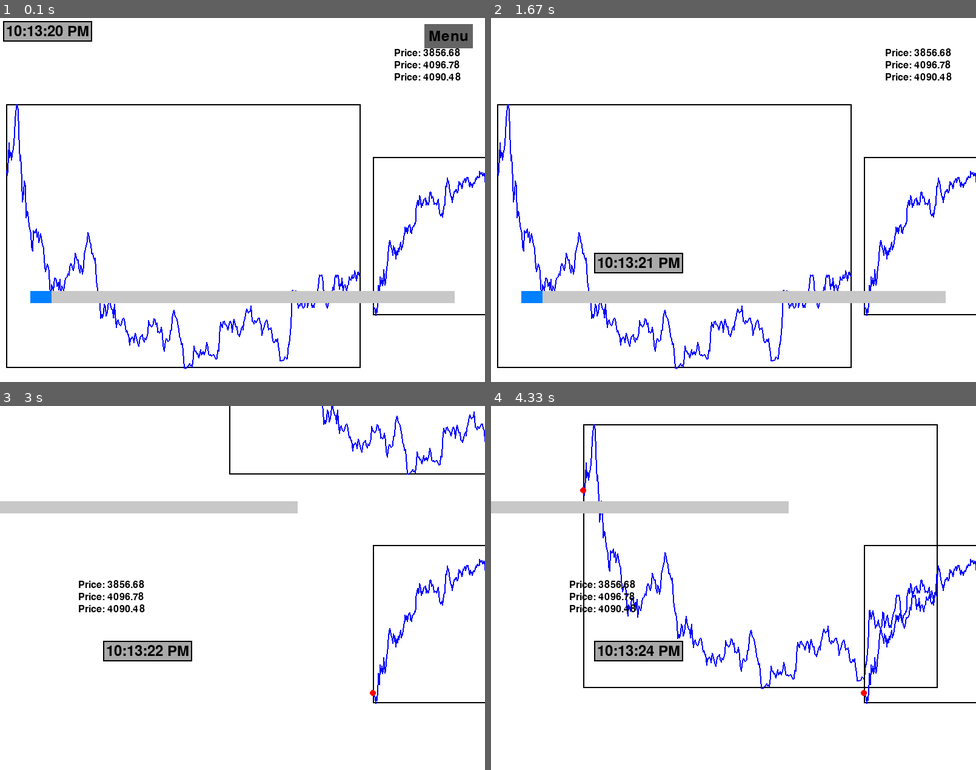
Above: before the commit, frames 1-4 (two rows, left to right).
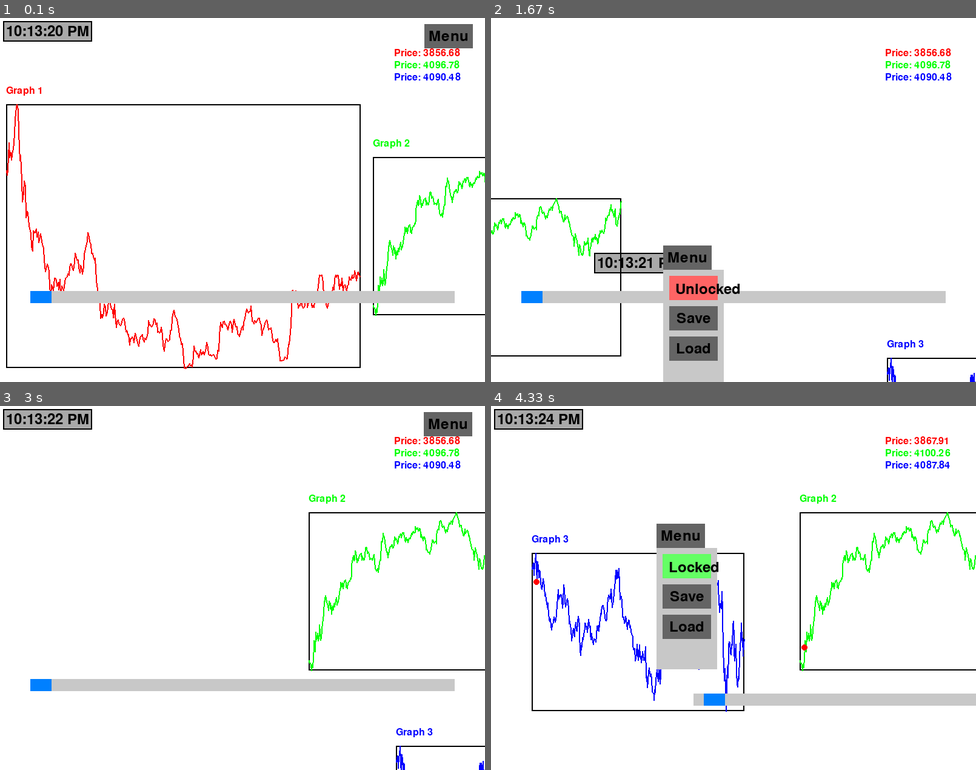
Above: after the commit, the same moments.

Repository: lordyabu/stockgame
Game: pygame game, started from main.py
Same seed, same stepped clock (60 frames per second), same inputs: the game is played once before the commit and once after it.
Inputs (mouse positions are in pixels of both pictures, inside the frame that each line leads up to):
- Up to frame 1 (0.1 s): no input
- Up to frame 2 (1.67 s): press the mouse at (946, 134) at 0.37 s; move the mouse to (801, 109) at 0.47 s; release the mouse at (660, 87) at 0.6 s; press the mouse at (946, 134) at 0.7 s; move the mouse to (748, 170) at 0.8 s; release the mouse at (554, 207) at 0.93 s; press the mouse at (544, 39) at 1.03 s; move the mouse to (592, 156) at 1.13 s; release the mouse at (641, 272) at 1.27 s; press the mouse at (937, 36) at 1.37 s; move the mouse to (811, 145) at 1.47 s; release the mouse at (685, 258) at 1.6 s
- Up to frame 3 (3 s): press the mouse at (441, 460) at 1.7 s; move the mouse to (281, 533) at 1.8 s; release the mouse at (126, 602) at 1.93 s; press the mouse at (203, 737) at 2.03 s; move the mouse to (315, 595) at 2.13 s; release the mouse at (426, 453) at 2.27 s; press the mouse at (242, 686) at 2.37 s; move the mouse to (164, 595) at 2.47 s; release the mouse at (87, 507) at 2.6 s; press the mouse at (455, 515) at 2.7 s; move the mouse to (388, 504) at 2.8 s; release the mouse at (324, 493) at 2.93 s
- Up to frame 4 (4.33 s): press the mouse at (529, 686) at 3.03 s; move the mouse to (617, 693) at 3.13 s; release the mouse at (704, 700) at 3.27 s; press the mouse at (927, 755) at 3.37 s; move the mouse to (752, 660) at 3.47 s; release the mouse at (573, 562) at 3.6 s; press the mouse at (937, 424) at 3.7 s; move the mouse to (811, 478) at 3.8 s; release the mouse at (680, 537) at 3.93 s; press the mouse at (685, 566) at 4.03 s; move the mouse to (748, 617) at 4.13 s; release the mouse at (806, 668) at 4.27 s

The runs differ from the first frame. In frame 1, 2.1% of the frame differs, in the area x 1-100%, y 8-97%; in frame 2, 8.1%; in frame 3, 11%; in frame 4, 16%, in the area x 0-100%, y 0-84%.

Commit message:
Graphs still in progress. Gonna add button to switch day

Diff:
--- a/analysis/table.py
+++ b/analysis/table.py
@@ -2,14 +2,14 @@
 from utils.observer_pattern import Observable, Observer
 # from core.graph import Graph
 # from analysis.slider import Slider
-
+from utils.uiux import UIElement
 # Colors
 WHITE = (255, 255, 255)
 
 # Screen dimensions
 WIDTH, HEIGHT = 800, 600
 
-class DataTable(Observer):
+class DataTable(UIElement, Observer):
     def __init__(self, x, y, graphs, font, initial_index=0):
         self.x = x
         self.y = y
@@ -29,13 +29,15 @@
         for graph in self.graphs:
             if graph.df is not None and 0 <= index < len(graph.df):
                 unique_key = f"{graph.df_path}_{graph.column}"  # Create a unique key combining both file name and column name
-                self.current_values[unique_key] = graph.df[graph.column].iloc[index]
+                value = graph.df[graph.column].iloc[index]
+                # Also store the graph's color with the value
+                self.current_values[unique_key] = (value, graph.color)
 
     def display(self, screen):
         if self.current_values:
-            for i, (key, value) in enumerate(self.current_values.items()):
+            for i, (key, (value, color)) in enumerate(self.current_values.items()):
                 column_name = key.split('_')[-1]  # Extract the column name from the unique key
-                text = self.font.render(f"{column_name}: {value}", True, (0, 0, 0))
+                text = self.font.render(f"{column_name}: {value}", True, color)
                 screen.blit(text, (self.x, self.y + i * 20))
 
     def handle_events(self, event):
@@ -72,8 +74,8 @@
     pygame.display.set_caption('Interactive Data Visualization')
 
     # Graph instances
-    test_graph1 = Graph(data_file='./data/PriceDay1.csv')
-    test_graph2 = Graph(data_file='./data/PriceDay2.csv')
+    test_graph1 = Graph(data_file='./data/PriceDay1.csv', color=(255, 0, 0), title="Graph 1")
+    test_graph2 = Graph(data_file='./data/PriceDay2.csv', color=(0, 255, 0), title="Graph 2")
 
     # Slider instance
     test_slider = Slider(x=50, y=500, width=700, min_value=0, max_value=max(len(test_graph1.df), len(test_graph2.df)) - 1)
--- a/core/graph.py
+++ b/core/graph.py
@@ -3,8 +3,8 @@
 from core.clock import Clock
 from utils.observer_pattern import Observer
 from utils.uiux import UIElement
-from analysis.slider import Slider
-from analysis.table import DataTable
+# from analysis.slider import Slider
+# from analysis.table import DataTable
 # Colors
 WHITE = (255, 255, 255)
 
@@ -42,7 +42,7 @@
 
     def __init__(self, is_live=False, data_file=None, column='Price',
                  size_multiplier=1.0, y_offset_percentage=0.6,
-                 x=None, y=None, width=None, height=None, color=(0, 0, 255), title=''):
+                 x=None, y=None, width=None, height=None, color=(0, 0, 255), title='', original_title=''):
         """
         Initialize a Graph instance.
 
@@ -97,9 +97,9 @@
 
         self.color = color
         self.title_color = darken_color(color)
-        self.title = [(title, self.title_color)]
-
-        self.original_title = title
+        self.title = [title, self.title_color]
+
+        self.original_title = original_title
 
     def set_highlight_index(self, index):
         """
@@ -115,13 +115,10 @@
         overlapping_graphs = [graph for graph in other_graphs if self.rect.colliderect(graph.rect)]
         return overlapping_graphs
 
-
     def display(self, screen, all_graphs=[]):
         # Draw the rectangle boundary of the graph
         pygame.draw.rect(screen, (0, 0, 0), (self.x, self.y, self.width, self.height), 2)
         font = pygame.font.SysFont(None, 24)
-        total_width = sum(font.size(t[0])[0] for t in self.title)
-        current_x = self.x + (self.width - total_width) // 2
 
         # Plot data if df exists
         if self.df is not None:
@@ -139,7 +136,7 @@
                 prev_x_pos = x_pos
                 prev_y_pos = y_pos
 
-            # Add the code to display a point for the highlighted index
+            # Display a point for the highlighted index
             if self.highlight_index is not None and 0 <= self.highlight_index < len(self.df):
                 x_pos = self.x + (self.width / len(self.df) * self.highlight_index)
                 value = self.df[self.column].iloc[self.highlight_index]
@@ -150,28 +147,9 @@
 
         self.rect = pygame.Rect(self.x - 5, self.y - 5, self.width + 10, self.height + 10)
 
-        overlapping_graphs = self.get_overlapping_graphs(all_graphs)
-
-        # Check if the current graph is the last graph in the draw order among overlapping graphs.
-        topmost_graph = None
-        for graph in overlapping_graphs:
-            if not topmost_graph or all_graphs.index(graph) > all_graphs.index(topmost_graph):
-                topmost_graph = graph
-
-        title_display = []
-        if self == topmost_graph:
-            title_display.append((self.original_title, self.color))
-            for graph in overlapping_graphs:
-                if graph != self:
-                    title_display.append((graph.original_title, graph.color))
-        elif not overlapping_graphs:  # if there are no overlaps
-            title_display = [(self.original_title, self.color)]
-
-        current_x = self.x
-        for text, color in title_display:
-            text_surf = font.render(text, True, color)
-            screen.blit(text_surf, (current_x, self.y - 30))
-            current_x += font.size(text)[0] + 10
+        # Display the original title for the graph
+        title_surf = font.render(self.original_title, True, self.color)
+        screen.blit(title_surf, (self.x, self.y - 30))
 
     def update_position(self, dx, dy, other_graphs=[]):
         """
@@ -184,19 +162,6 @@
         self.x += dx
         self.y += dy
         self.rect = pygame.Rect(self.x - 5, self.y - 5, self.width + 10, self.height + 10)
-
-        overlapping = False
-        for graph in other_graphs:
-            if self.rect.colliderect(graph.rect):
-                overlapping = True
-
-        # Reset titles if not overlapping with any graph
-        if not overlapping:
-            self.title = [(self.original_title, self.title_color)]
-            for graph in other_graphs:
-                graph.title = [(graph.original_title, graph.title_color)]
-
-        return overlapping
 
     def update(self, value):
         """Called when the slider's value changes."""
@@ -209,17 +174,19 @@
     def serialize(self):
         """
         Convert the graph object into a serializable dictionary.
-
         Returns:
             dict: The dictionary representation of the graph.
         """
         data = super().serialize()
+
         data.update({
             'data_file': self.df_path,
             'size_multiplier': self.size_multiplier,
             'column': self.column,
             'width': self.width,
-            'height': self.height
+            'height': self.height,
+            'color': self.color,
+            'original_title': self.original_title
         })
         return data
 
@@ -227,13 +194,12 @@
     def deserialize(data):
         """
         Create a Graph instance from serialized data.
-
         Args:
             data (dict): The dictionary representation of the graph.
-
         Returns:
             Graph: An instance of the Graph class.
         """
+
         return Graph(
             x=data['x'],
             y=data['y'],
@@ -241,8 +207,11 @@
             height=data.get('height', None),
             data_file=data['data_file'],
             column=data.get('column', 'Price'),
-            size_multiplier=data['size_multiplier']
+            size_multiplier=data['size_multiplier'],
+            color=data['color'],
+            original_title=data['original_title']
         )
+
 
 
 # Colors
--- a/core/presets.py
+++ b/core/presets.py
@@ -7,6 +7,7 @@
 from menu.menu_button import MenuButton
 from analysis.slider import Slider
 from analysis.table import DataTable
+import os
 def save_preset(projections, filename='presets/preset.json'):
     with open(filename, 'w') as f:
         json.dump([proj.serialize() for proj in projections], f)
@@ -23,15 +24,11 @@
 
     for proj_data in data:
         if proj_data['type'] == 'Graph':
-            graph = Graph(
-                x=proj_data['x'],
-                y=proj_data['y'],
-                width=proj_data['width'],
-                height=proj_data['height'],
-                data_file=proj_data['data_file'],
-                size_multiplier=proj_data.get('size_multiplier', 1.0),
-                column=proj_data['column']
-            )
+            if not os.path.exists(proj_data['data_file']):
+                print(f"Error: Data file {proj_data['data_file']} not found. Skipping this graph.")
+                continue
+
+            graph = Graph.deserialize(proj_data)
             projections.append(graph)
             loaded_graphs.append(graph)
 
--- a/main.py
+++ b/main.py
@@ -22,14 +22,25 @@
     object_configs = [
         {"class": Clock, "args": (10, 10, 100, 50), "kwargs": {"text_color": "black", "border_color": "black", "bg_color": "darkGray"}},
         {"class": Graph,
-         "kwargs": {"is_live": False, "data_file": './data/PriceDay1.csv', "column": 'Price', "size_multiplier": 1.5}},
+         "kwargs": {"is_live": False, "data_file": './data/PriceDay1.csv', "column": 'Price', "size_multiplier": 1.5, "color": (255, 0, 0), "title": "Graph 1", "original_title": "Graph 1"}},
         {"class": Graph,
-         "kwargs": {"is_live": False, "data_file": './data/PriceDay2.csv', "column": 'Price', "size_multiplier": .9}},
+         "kwargs": {"is_live": False, "data_file": './data/PriceDay2.csv', "column": 'Price', "size_multiplier": .9, "color": (0, 255, 0), "title": "Graph 2", "original_title": "Graph 2"}},
         {"class": Graph,
-         "kwargs": {"is_live": False, "data_file": './data/PriceDay3.csv', "column": 'Price', "size_multiplier": .9}}
+         "kwargs": {"is_live": False, "data_file": './data/PriceDay3.csv', "column": 'Price', "size_multiplier": .9, "color": (0, 0, 255), "title": "Graph 3", "original_title": "Graph 3"}}
     ]
 
     return [config["class"](*config.get("args", ()), **config["kwargs"]) for config in object_configs]
+
+
+def check_and_adjust_overlap(dragged_graph, other_graphs):
+    for graph in other_graphs:
+        if graph != dragged_graph and dragged_graph.rect.colliderect(graph.rect):
+            overlap_area = dragged_graph.rect.clip(graph.rect).width * dragged_graph.rect.clip(graph.rect).height
+            if overlap_area > 0.5 * (graph.rect.width * graph.rect.height):
+                # Adjust dragged_graph's position to perfectly overlap with the graph
+                dragged_graph.x = graph.x
+                dragged_graph.y = graph.y
+                dragged_graph.rect.topleft = (graph.x, graph.y)
 
 
 projections = initialize_projections()
@@ -41,6 +52,7 @@
 
 font = pygame.font.SysFont(None, 24)
 data_table = DataTable(650, 50, graphs, font)
+
 projections.append(data_table)  # Add data table to projections
 
 for graph in graphs:
@@ -132,12 +144,28 @@
 
         elif event.type == pygame.MOUSEBUTTONUP:
             dragging = False
+            if dragged_object and isinstance(dragged_object, Graph):
+                is_overlapping = dragged_object.update_position(0, 0, graphs)
+                if is_overlapping:
+                    for graph in graphs:
+                        if graph != dragged_object and dragged_object.rect.colliderect(graph.rect):
+                            overlap_area = dragged_object.rect.clip(graph.rect).width * dragged_object.rect.clip(
+                                graph.rect).height
+                            if overlap_area > 0.5 * (graph.rect.width * graph.rect.height):
+                                # Adjust dragged_graph's position to perfectly overlap with the graph
+                                dragged_object.x = graph.x
+                                dragged_object.y = graph.y
+                                dragged_object.rect.topleft = (graph.x, graph.y)
             dragged_object = None  # Clear the dragged object
+
 
         elif event.type == pygame.MOUSEMOTION and dragging:
             if isinstance(dragged_object, MenuButton):
                 dragged_object.update_position(*event.rel)
                 menu.update_position(dragged_object.x, dragged_object.y + dragged_object.height)
+            elif isinstance(dragged_object, Graph):
+                other_graphs = [graph for graph in graphs if graph != dragged_object]
+                dragged_object.update_position(event.rel[0], event.rel[1], other_graphs)
             else:
                 dragged_object.update_position(*event.rel)
 
@@ -152,9 +180,12 @@
                 proj.handle_events(event)
 
         slider.handle_events(event)
+
     screen.fill(WHITE)
     for proj in projections:
-        if not isinstance(proj, (Menu, MenuButton)):
+        if isinstance(proj, Graph):
+            proj.display(screen, graphs)
+        elif not isinstance(proj, (Menu, MenuButton)):
             proj.display(screen)
     menu_button.display(screen)
     menu.display(screen)
--- a/presets/preset.json
+++ b/presets/preset.json
@@ -1 +1 @@
-[{"type": "Clock", "x": 10, "y": 10, "text_color": "black", "border_color": "black", "bg_color": "darkGray"}, {"type": "Graph", "x": 10, "y": 142.5, "data_file": "./data/PriceDay1.csv", "size_multiplier": 1.5, "column": "Price", "width": 585.0, "height": 435.0}, {"type": "Graph", "x": 615.0, "y": 229.5, "data_file": "./data/PriceDay2.csv", "size_multiplier": 0.9, "column": "Price", "width": 351.0, "height": 261.0}, {"type": "Graph", "x": 986.0, "y": 229.5, "data_file": "./data/PriceDay3.csv", "size_multiplier": 0.9, "column": "Price", "width": 351.0, "height": 261.0}, {"type": "Slider", "x": 50, "y": 450, "width": 700, "min_value": 0, "max_value": 390, "current_value": 0}, {"type": "DataTable", "x": 650, "y": 50}, {"type": "MenuButton", "x": 1044, "y": 58, "width": 80, "height": 40, "text": "Me …(382 unchanged characters)…
+[{"type": "Clock", "x": 10, "y": 10, "text_color": "black", "border_color": "black", "bg_color": "darkGray"}, {"type": "Graph", "x": 973, "y": 197.5, "data_file": "./data/PriceDay1.csv", "size_multiplier": 1.5, "column": "Price", "width": 585.0, "height": 435.0, "color": [255, 0, 0], "original_title": "Graph 1"}, {"type": "Graph", "x": 509.0, "y": 175.5, "data_file": "./data/PriceDay2.csv", "size_multiplier": 0.9, "column": "Price", "width": 351.0, "height": 261.0, "color": [0, 255, 0], "original_title": "Graph 2"}, {"type": "Graph", "x": 653.0, "y": 560.5, "data_file": "./data/PriceDay3.csv", "size_multiplier": 0.9, "column": "Price", "width": 351.0, "height": 261.0, "color": [0, 0, 255], "original_title": "Graph 3"}, {"type": "Slider", "x": 50, "y": 450, "width": 700, "min_value": 0, "max_value": 390, "current_value": 0}, {"type": "DataTable", "x": 650, "y": 50}, {"type": "MenuButton", "x": 699, "y": 10, "width": 80, "height": 40, "text": "Me …(382 unchanged characters)…
